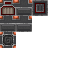
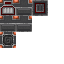
Layer changes from the first 64x64 image to the second:
removed layer "Paint Layer 2" (was color) over [left=2, top=7, right=14, bottom=14]
removed layer "Paint Layer 1" (was color, 20%) over [left=2, top=7, right=14, bottom=14]
painted on "Background" over [left=2, top=7, right=14, bottom=14]
